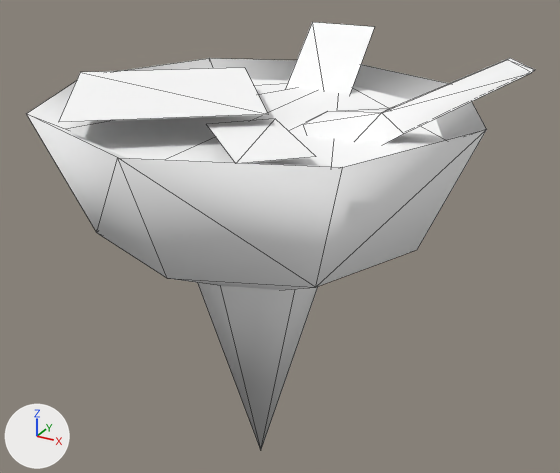
Renders of the glTF model public/3d/item/model__item__shop.ofs_3384_0/3384imig18_06.gltf from each side of a commit.
Rendered twice from a 50 mm lens placed at (0.593, -1.003, 0.613), pointed at (0.023, 0.032, 0.095). The lights are fixed; the arrows at lower left show +X, +Y and +Z. The first picture is the older version. Mesh edges are drawn as thin lines.

Names of what the first picture shows: '3384imig18_06'.
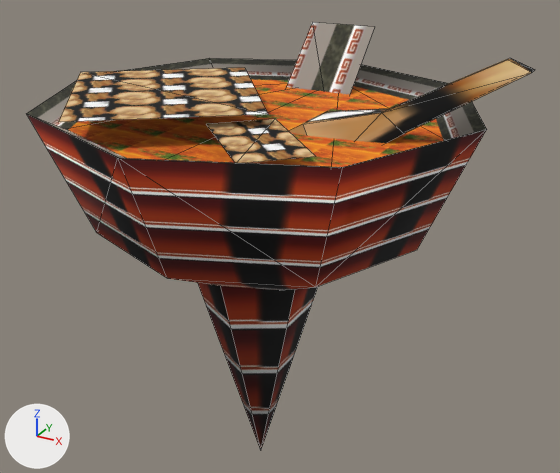
Edits to the scene script, one JSON object a line:
```json
{"op": "add", "block": "img_imig18_06_3", "code": ["img_imig18_06_3 = load_image('imig18_06_3', '_unpacked/imig18_06_3', 32, 32, 'sRGB')"]}
{"op": "add", "block": "img_imig18_06_0", "code": ["img_imig18_06_0 = load_image('imig18_06_0', '_unpacked/imig18_06_0', 32, 64, 'sRGB')"]}
{"op": "add", "block": "img_imig18_06_1", "code": ["img_imig18_06_1 = load_image('imig18_06_1', '_unpacked/imig18_06_1', 16, 32, 'sRGB')"]}
{"op": "add", "block": "img_imig18_06_2", "code": ["img_imig18_06_2 = load_image('imig18_06_2', '_unpacked/imig18_06_2', 16, 32, 'sRGB')"]}
{"op": "remove", "block": "mat_imig18_06_2", "code": "mat_imig18_06_2.base_color = (1.0, 1.0, 1.0)  # white #ffffff"}
{"op": "add", "block": "mat_imig18_06_2", "code": "mat_imig18_06_2.texture = img_imig18_06_2"}
{"op": "remove", "block": "mat_imig18_06_1", "code": "mat_imig18_06_1.base_color = (1.0, 1.0, 1.0)  # white #ffffff"}
{"op": "add", "block": "mat_imig18_06_1", "code": "mat_imig18_06_1.texture = img_imig18_06_1"}
{"op": "remove", "block": "mat_imig18_06_0", "code": "mat_imig18_06_0.base_color = (1.0, 1.0, 1.0)  # white #ffffff"}
{"op": "add", "block": "mat_imig18_06_0", "code": "mat_imig18_06_0.texture = img_imig18_06_0"}
{"op": "remove", "block": "mat_imig18_06_3", "code": "mat_imig18_06_3.base_color = (1.0, 1.0, 1.0)  # white #ffffff"}
{"op": "add", "block": "mat_imig18_06_3", "code": "mat_imig18_06_3.texture = img_imig18_06_3"}
```

Where the change shows, as pixel boxes (x1, y1, x2, y2) in the pictures (560 x 473 px):
```json
{"object": "3384imig18_06", "change": "surface changed", "before": [26, 22, 535, 450], "after": [26, 22, 535, 450], "on screen": "darker"}
```
